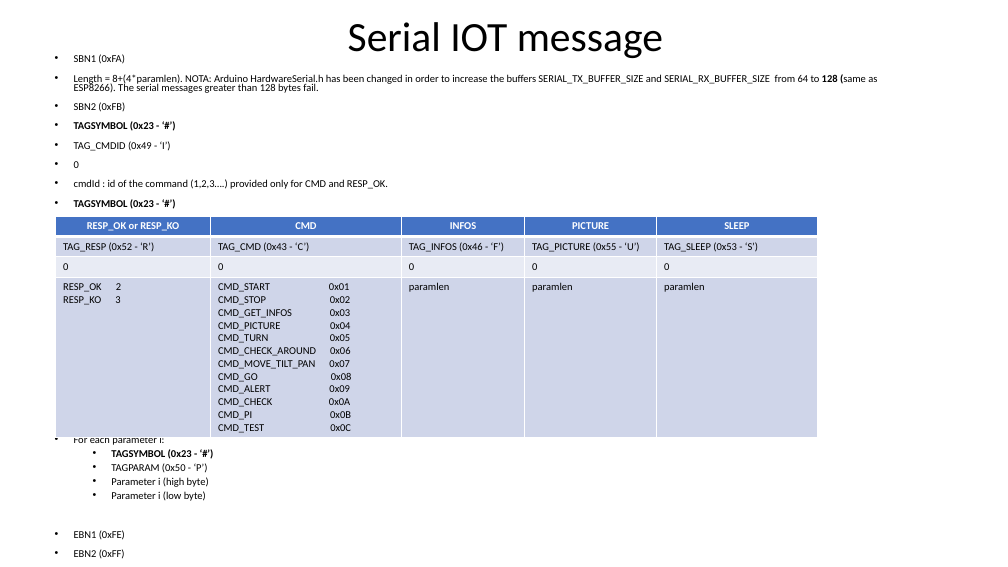
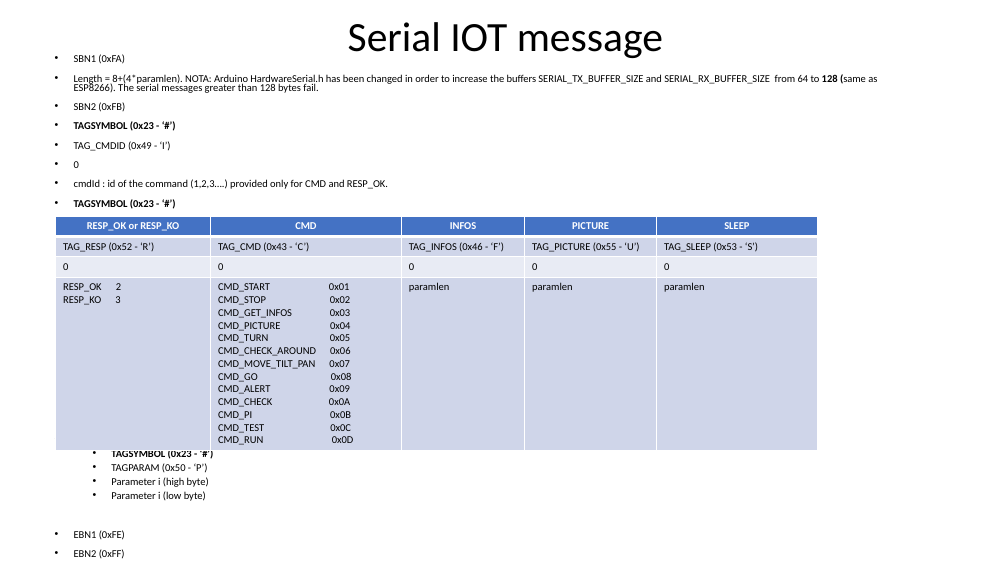
Before and after one commit to RobotEdh/RobotMicroControl, a slide deck: slide 6 of libraries/Diagramm Robot v2.pptx. Drawn at 1008x567 pixels with LibreOffice and Linux fonts; fonts in the diff are those of the drawing. Boxes give left, top, right and bottom in pixels: in the first picture for what was removed or moved away, otherwise in the second. Text is boxed around its words. In the diff, an @@ line names an element or a change of style, - is before the commit and + after.

Commit message:
Improve GO command and tilt pan

```diff
--- a/libraries/Diagramm Robot v2.pptx
+++ b/libraries/Diagramm Robot v2.pptx
@@ table at (x1=56, y1=216, x2=817, y2=449) @@
-row 4, column 2: CMD_START 0x01 / CMD_STOP 0x02 / CMD_GET_INFOS 0x03 / CMD_PICTURE 0x04 / CMD_TURN 0x05 / CMD_CHECK_AROUND 0x06 / CMD_MOVE_TILT_PAN 0x07 / CMD_GO 0x08 / CMD_ALERT 0x09 / CMD_CHECK 0x0A / CMD_PI 0x0B / CMD_TEST 0x0C
+row 4, column 2: CMD_START 0x01 / CMD_STOP 0x02 / CMD_GET_INFOS 0x03 / CMD_PICTURE 0x04 / CMD_TURN 0x05 / CMD_CHECK_AROUND 0x06 / CMD_MOVE_TILT_PAN 0x07 / CMD_GO 0x08 / CMD_ALERT 0x09 / CMD_CHECK 0x0A / CMD_PI 0x0B / CMD_TEST 0x0C / CMD_RUN 0x0D
```
Also in this commit, not shown: 1 other slide changed, 1 slide added, 6 other files.
